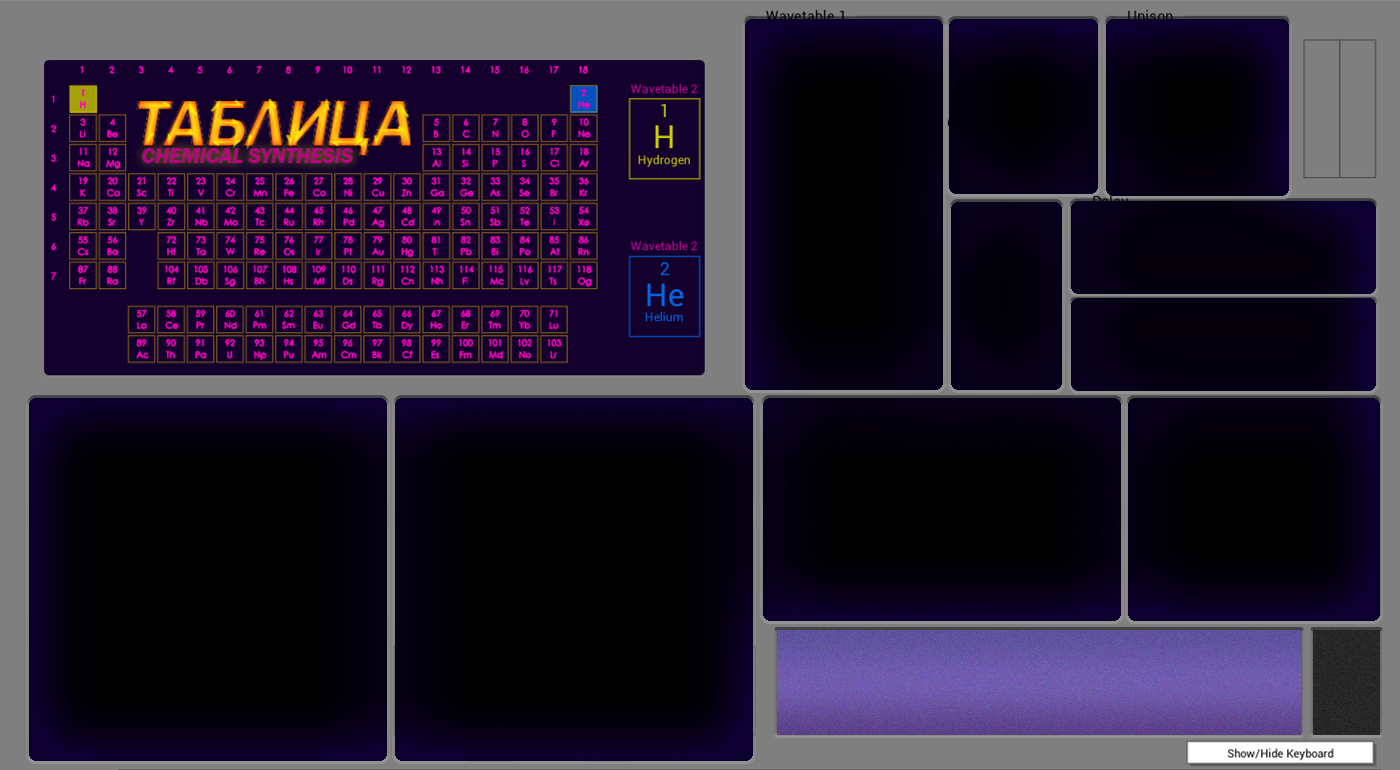
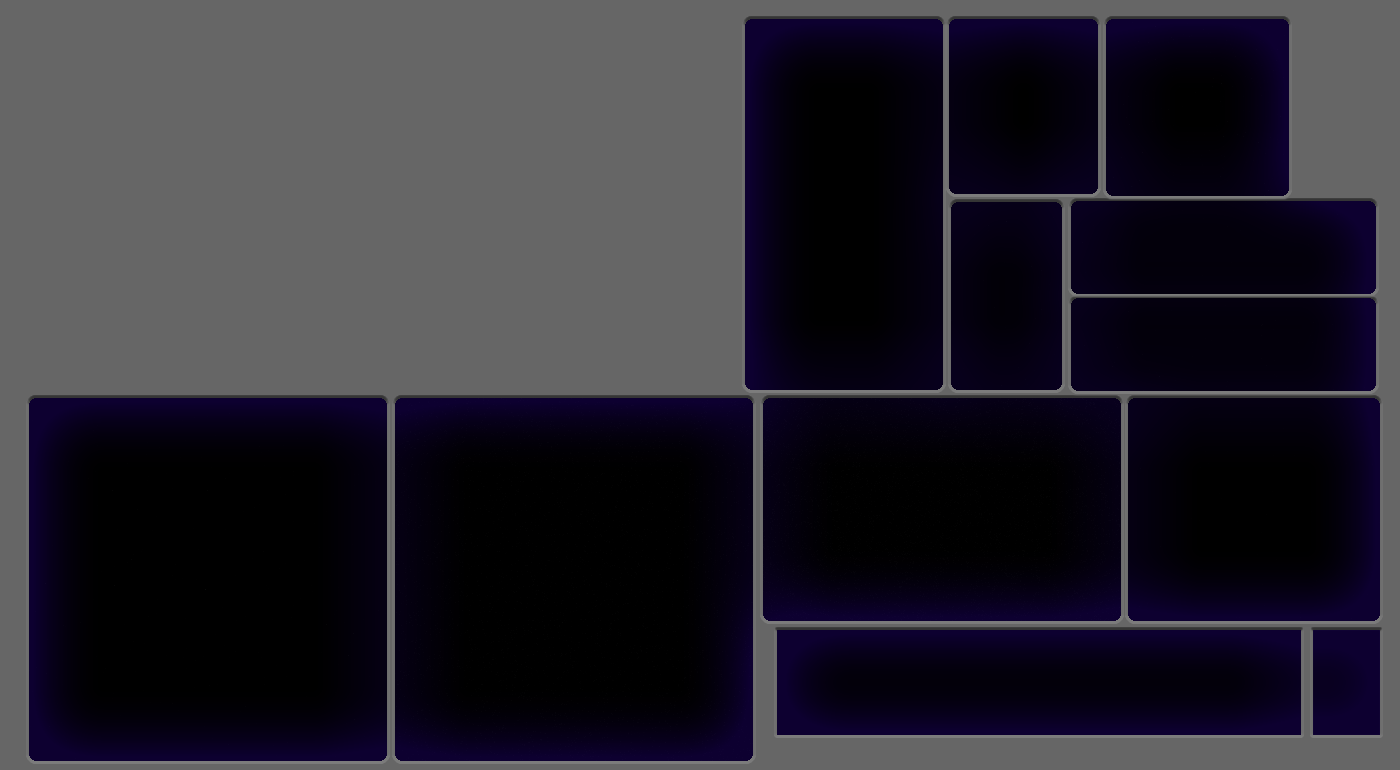
Revision of a layered 1400 × 770 image; what changed, layer by layer:
painted on "sequencer" over [777, 630, 1380, 735]
hid "gui_screenshot" over [0, 0, 1400, 770]
